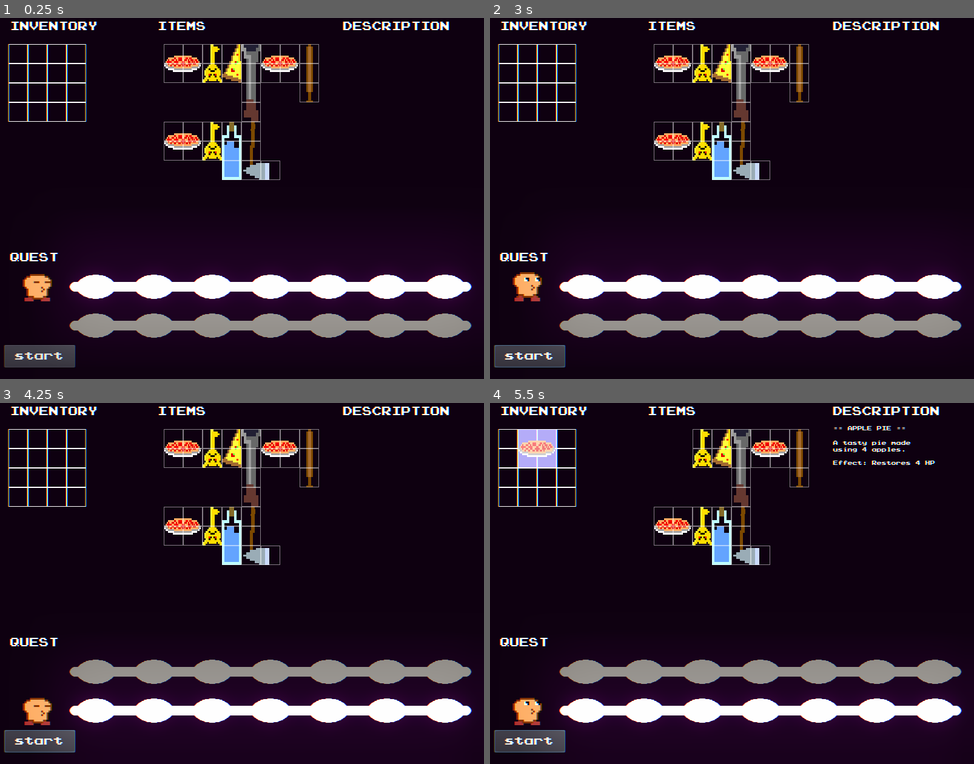
Above: before the commit, frames 1-4 (two rows, left to right).
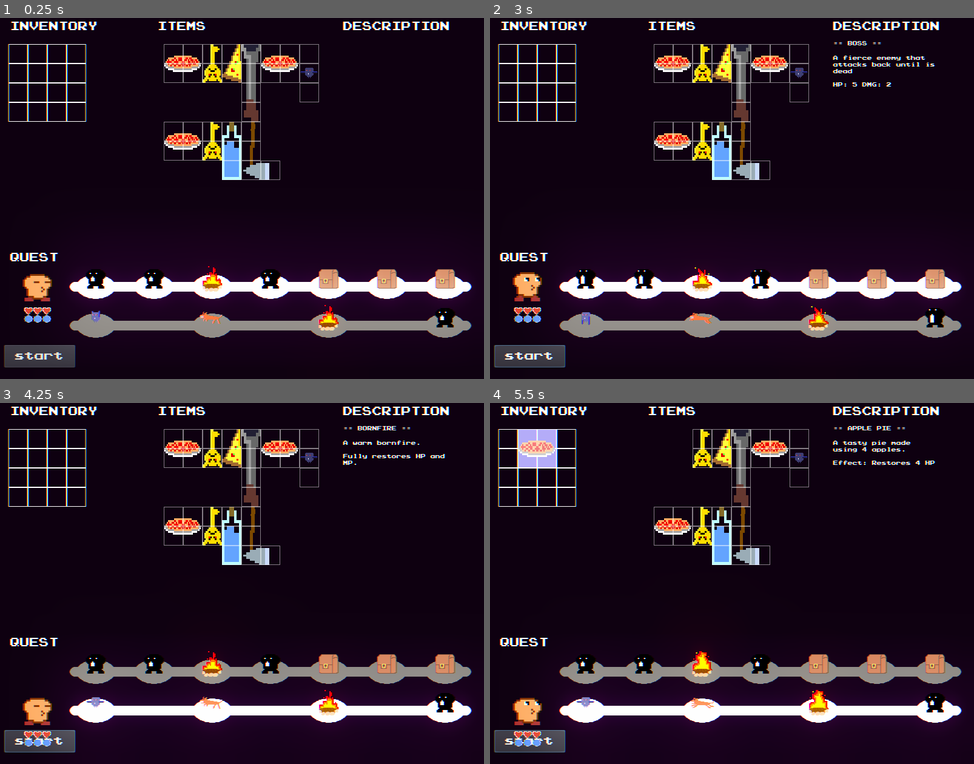
Above: after the commit, the same moments.

Repository: mcerdeira/inventory
Game: Godot game, scene res://scenes/Main.tscn
Same seed, same stepped clock (60 frames per second), same inputs: the game is played once before the commit and once after it.
Inputs (mouse positions are in pixels of both pictures, inside the frame that each line leads up to):
- Up to frame 1 (0.25 s): no input
- Up to frame 2 (3 s): click "start" at 0.5 s; click "start" at 1.25 s; click "start" at 2 s; drag from (761, 285) to (509, 54) at 2.77 s
- Up to frame 3 (4.25 s): drag from (271, 709) to (19, 439) at 3.52 s
- Up to frame 4 (5.5 s): move the mouse to (673, 449) at 4.27 s; click (673, 449) at 4.42 s; drag from (702, 449) to (528, 439) at 5.02 s

The runs differ from the first frame. In frame 1, 2.9% of the frame differs, in the area x 4-95%, y 7-89%; in frame 2, 3.3%, in the area x 4-95%, y 6-89%; in frame 3, 3.2%; in frame 4, 3.0%.

Commit message:
Mas sobre el path generation

Diff:
--- a/src/scenes/Information.gd
+++ b/src/scenes/Information.gd
@@ -6,3 +6,7 @@
 func receive_data(item):
 	$title.text = "== " + item.name.to_upper() + " =="
 	$description.text = item.description + "\n\nEffect: " + item.long_description
+
+func receive_data_milestone(item):
+	$title.text = "== " + item.name.to_upper() + " =="
+	$description.text = item.description + "\n\n" + item.long_description
--- a/src/scenes/Main.tscn
+++ b/src/scenes/Main.tscn
@@ -1,8 +1,9 @@
-[gd_scene load_steps=30 format=2]
+[gd_scene load_steps=32 format=2]
 
 [ext_resource path="res://fonts/prstartk.ttf" type="DynamicFontData" id=1]
 [ext_resource path="res://scenes/Slot.tscn" type="PackedScene" id=2]
 [ext_resource path="res://scenes/Information.gd" type="Script" id=3]
+[ext_resource path="res://sprites/heart.png" type="Texture" id=4]
 [ext_resource path="res://scenes/path.tscn" type="PackedScene" id=5]
 [ext_resource path="res://art_vault/images/player_idle_spr_0.png" type="Texture" id=6]
 [ext_resource path="res://art_vault/images/player_idle_spr_1.png" type="Texture" id=7]
@@ -10,6 +11,7 @@
 [ext_resource path="res://art_vault/images/player_eyes_spr_0.png" type="Texture" id=9]
 [ext_resource path="res://scenes/player.gd" type="Script" id=10]
 [ext_resource path="res://scenes/Background.tscn" type="PackedScene" id=11]
+[ext_resource path="res://sprites/mana.png" type="Texture" id=12]
 [ext_resource path="res://scenes/OutSide.gd" type="Script" id=16]
 [ext_resource path="res://scenes/InventoryArea.gd" type="Script" id=17]
 [ext_resource path="res://scenes/Main.gd" type="Script" id=18]
@@ -264,6 +266,36 @@
 "_edit_lock_": true
 }
 
+[node name="life" type="Sprite" parent="HerosPath/player"]
+position = Vector2( -5, 13.3333 )
+scale = Vector2( 0.2, 0.2 )
+texture = ExtResource( 4 )
+
+[node name="life2" type="Sprite" parent="HerosPath/player"]
+position = Vector2( -7.62939e-06, 13.3333 )
+scale = Vector2( 0.2, 0.2 )
+texture = ExtResource( 4 )
+
+[node name="life3" type="Sprite" parent="HerosPath/player"]
+position = Vector2( 4.99999, 13.3333 )
+scale = Vector2( 0.2, 0.2 )
+texture = ExtResource( 4 )
+
+[node name="mana" type="Sprite" parent="HerosPath/player"]
+position = Vector2( -5, 17.6667 )
+scale = Vector2( 0.2, 0.2 )
+texture = ExtResource( 12 )
+
+[node name="mana2" type="Sprite" parent="HerosPath/player"]
+position = Vector2( -7.62939e-06, 17.6667 )
+scale = Vector2( 0.2, 0.2 )
+texture = ExtResource( 12 )
+
+[node name="mana3" type="Sprite" parent="HerosPath/player"]
+position = Vector2( 4.99998, 17.6667 )
+scale = Vector2( 0.2, 0.2 )
+texture = ExtResource( 12 )
+
 [node name="path1" parent="HerosPath" instance=ExtResource( 5 )]
 
 [node name="path2" parent="HerosPath" instance=ExtResource( 5 )]
@@ -272,8 +304,8 @@
 
 [node name="ChromeAbrr" type="ColorRect" parent="."]
 material = SubResource( 18 )
-margin_left = -64.0
-margin_top = -64.0
-margin_right = 928.0
-margin_bottom = 608.0
+margin_left = -112.0
+margin_top = -31.0
+margin_right = 880.0
+margin_bottom = 641.0
 mouse_filter = 2
--- a/src/scenes/MileStone.gd
+++ b/src/scenes/MileStone.gd
@@ -1,8 +1,28 @@
 extends Node2D
 var index = 0
+var inactive = false
+var type = null
 
 func _ready():
+	add_to_group("milestone")
 	index = get_parent().index
+
+func set_type(_type):
+	type = _type
+	if typeof(type.resource) == TYPE_ARRAY:
+		var an = Global.pick_random(type.resource)
+		$icon.animation = an
+		type.name = type.name + "(" + an + ")"
+
+	else:
+		$icon.animation = type.resource
 
 func _physics_process(delta):
 	$back.frame = (Global.path == index)
+
+func show_item_data():
+	Global.ItemDataManager.receive_data_milestone(type)
+
+func _on_area_input_event(viewport, event, shape_idx):
+	if Global.dragging_obj == null and event is InputEventMouseMotion:
+		show_item_data()
--- a/src/scenes/MileStone.tscn
+++ b/src/scenes/MileStone.tscn
@@ -1,8 +1,22 @@
-[gd_scene load_steps=5 format=2]
+[gd_scene load_steps=21 format=2]
 
 [ext_resource path="res://sprites/milestoneback1.png" type="Texture" id=1]
 [ext_resource path="res://sprites/milestoneback.png" type="Texture" id=2]
 [ext_resource path="res://scenes/MileStone.gd" type="Script" id=3]
+[ext_resource path="res://sprites/fire_spr_0.png" type="Texture" id=4]
+[ext_resource path="res://sprites/fire_spr_1.png" type="Texture" id=5]
+[ext_resource path="res://sprites/fire_spr_2.png" type="Texture" id=6]
+[ext_resource path="res://sprites/fire_spr_3.png" type="Texture" id=7]
+[ext_resource path="res://sprites/chest_key.png" type="Texture" id=8]
+[ext_resource path="res://sprites/bat_spr_0.png" type="Texture" id=9]
+[ext_resource path="res://sprites/bat_spr_2.png" type="Texture" id=10]
+[ext_resource path="res://sprites/bat_spr_1.png" type="Texture" id=11]
+[ext_resource path="res://sprites/wolf_spr_3.png" type="Texture" id=12]
+[ext_resource path="res://sprites/wolf_spr_0.png" type="Texture" id=13]
+[ext_resource path="res://sprites/wolf_spr_2.png" type="Texture" id=14]
+[ext_resource path="res://sprites/wolf_spr_1.png" type="Texture" id=15]
+[ext_resource path="res://sprites/player_shadow_spr_0.png" type="Texture" id=16]
+[ext_resource path="res://sprites/player_shadow_spr_1.png" type="Texture" id=17]
 
 [sub_resource type="SpriteFrames" id=17]
 animations = [ {
@@ -12,9 +26,55 @@
 "speed": 5.0
 } ]
 
+[sub_resource type="SpriteFrames" id=18]
+animations = [ {
+"frames": [ ExtResource( 9 ), ExtResource( 11 ), ExtResource( 10 ) ],
+"loop": true,
+"name": "bat",
+"speed": 5.0
+}, {
+"frames": [ ExtResource( 4 ), ExtResource( 5 ), ExtResource( 6 ), ExtResource( 7 ) ],
+"loop": true,
+"name": "bornfire",
+"speed": 5.0
+}, {
+"frames": [ ExtResource( 16 ), ExtResource( 17 ) ],
+"loop": true,
+"name": "boss",
+"speed": 5.0
+}, {
+"frames": [ ExtResource( 8 ) ],
+"loop": true,
+"name": "treasure",
+"speed": 5.0
+}, {
+"frames": [ ExtResource( 13 ), ExtResource( 15 ), ExtResource( 14 ), ExtResource( 12 ) ],
+"loop": true,
+"name": "wolf",
+"speed": 5.0
+} ]
+
+[sub_resource type="CircleShape2D" id=19]
+radius = 32.0
+
 [node name="MileStone" type="Node2D"]
 position = Vector2( -320, 0 )
 script = ExtResource( 3 )
 
 [node name="back" type="AnimatedSprite" parent="."]
 frames = SubResource( 17 )
+
+[node name="icon" type="AnimatedSprite" parent="."]
+position = Vector2( 0, -13 )
+frames = SubResource( 18 )
+animation = "boss"
+frame = 1
+playing = true
+
+[node name="area" type="Area2D" parent="."]
+
+[node name="collider" type="CollisionShape2D" parent="area"]
+position = Vector2( 0, -8 )
+shape = SubResource( 19 )
+
+[connection signal="input_event" from="area" to="." method="_on_area_input_event"]
--- a/src/scenes/path.gd
+++ b/src/scenes/path.gd
@@ -2,13 +2,41 @@
 export var index = 0
 var path = null
 var paths = [
-	[],
-	[2, 3, 5, 6],
-	[2, 4, 6],
+	[],           #7
+	[2, 3, 5, 6], #3
+	[2, 4, 6],    #4
+]
+var path_configurations = [
+	[
+		[Global.boss, Global.boss, Global.bornfire, Global.boss, Global.treasure, Global.treasure, Global.treasure],
+	], #7
+
+	[
+	[Global.enemy, Global.treasure, Global.boss],
+	[Global.enemy, Global.enemy, Global.enemy],
+	[Global.enemy, Global.bornfire, Global.boss],
+	], #3
+
+	[
+		[Global.enemy, Global.enemy, Global.treasure, Global.boss],
+		[Global.enemy, Global.enemy, Global.bornfire, Global.boss],
+		[Global.boss, Global.enemy, Global.enemy, Global.treasure],
+		[Global.boss, Global.boss, Global.treasure, Global.treasure],
+	], #4
 ]
 
 func _ready():
-	path = Global.pick_random(paths)
+	var idx = Global.pick_random([0, 1, 2])
+	path = paths[idx]
+	var path_config = Global.pick_random(path_configurations[idx])
+
 	for p in path:
 		var node = get_node("MileStone" + str(p))
+		node.inactive = true
 		node.queue_free()
+
+	var ee = 0
+	for _i in self.get_children():
+		if is_instance_valid(_i) and _i.is_in_group("milestone") and _i.inactive == false:
+			_i.set_type(path_config[ee])
+			ee += 1
--- a/src/scripts/Global.gd
+++ b/src/scripts/Global.gd
@@ -108,6 +108,45 @@
 	"resource":"res://sprites/gun_spr_0.png"
 }
 
+#Milestone items
+var enemy = {
+	"name": "Enemy",
+	"description": "A fierce enemy that attacks back until is dead",
+	"long_description": "HP: 2 DMG: 1",
+	"type": "enemy",
+	"hp" : 2,
+	"dmg": 1,
+	"resource": ["wolf", "bat"]
+}
+
+var treasure = {
+	"name": "Chest",
+	"description": "A chest that may contain something cool.",
+	"long_description": "Consumes 1 Key to be opened.",
+	"type": "milestone",
+	"value" : 1,
+	"resource": "treasure"
+}
+
+var bornfire = {
+	"name": "Bornfire",
+	"description": "A warm bornfire.",
+	"long_description": "Fully restores HP and MP.",
+	"type": "milestone",
+	"value" : 1,
+	"resource": "bornfire"
+}
+
+var boss = {
+	"name": "Boss",
+	"description":  "A fierce enemy that attacks back until is dead",
+	"long_description": "HP: 5 DMG: 2",
+	"type": "boss",
+	"hp" : 5,
+	"dmg": 2,
+	"resource": "boss"
+}
+
 func _ready():
 	#Iniciar random
 	randomize()
Binary file changed: src/sprites/bat_spr_0.png
Binary file added: src/sprites/bat_spr_1.png
Not shown, added: src/sprites/bat_spr_1.png.import
Binary file added: src/sprites/bat_spr_2.png
Not shown, added: src/sprites/bat_spr_2.png.import
Binary file added: src/sprites/chest_key.png
Not shown, added: src/sprites/chest_key.png.import
Binary file added: src/sprites/fire_spr_0.png
Not shown, added: src/sprites/fire_spr_0.png.import
Binary file added: src/sprites/fire_spr_1.png
Not shown, added: src/sprites/fire_spr_1.png.import
Binary file added: src/sprites/fire_spr_2.png
(and 20 more such lines)
